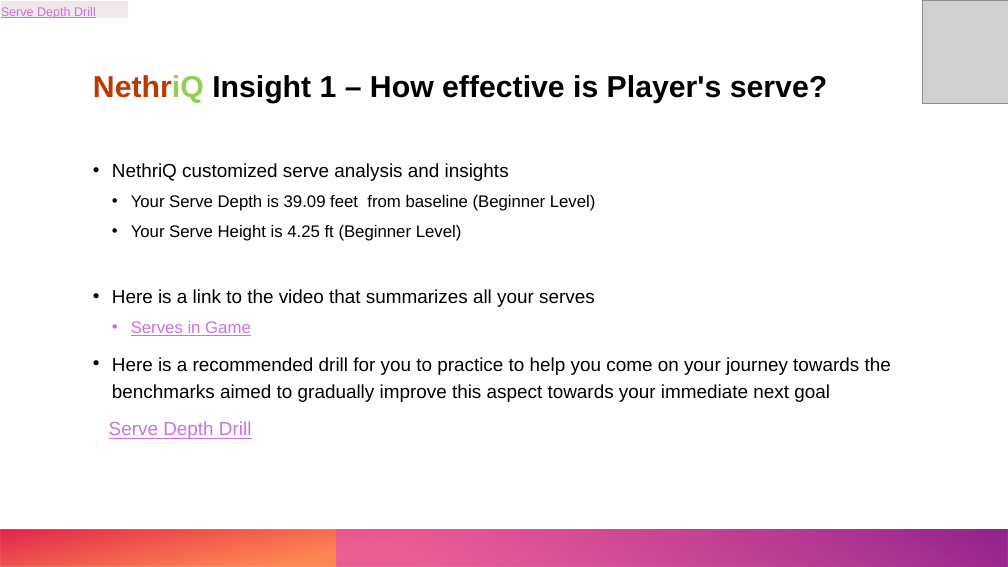
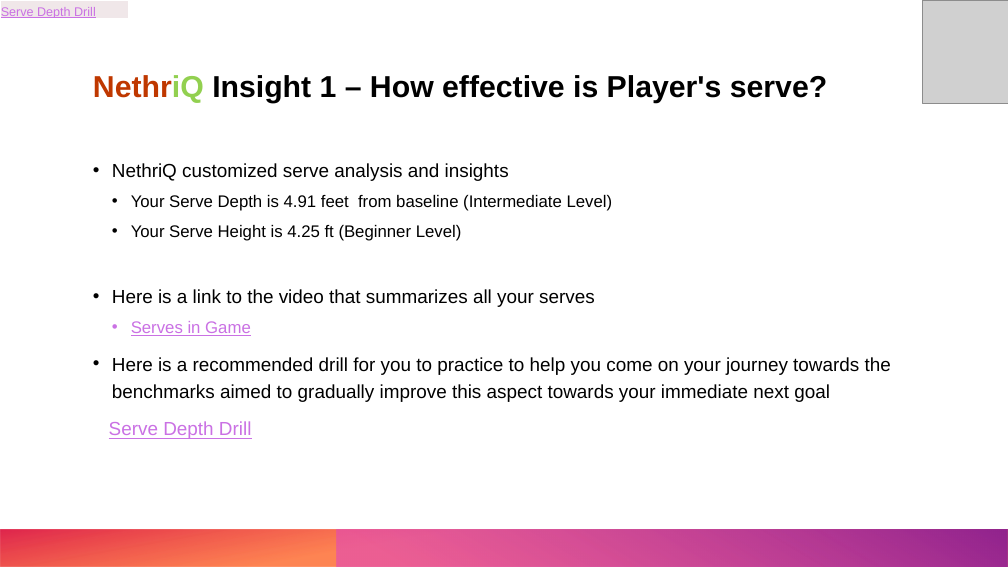
Before and after one commit to nethriq/Pickleball-Stat-Display, a slide deck: slide 3 of data/player_report.pptx. Drawn at 1008x567 pixels with LibreOffice and Linux fonts; fonts in the diff are those of the drawing; grey boxes stand for pictures. Boxes give left, top, right and bottom in pixels: in the first picture for what was removed or moved away, otherwise in the second. Text is boxed around its words. In the diff, an @@ line names an element or a change of style, - is before the commit and + after.

```diff
--- a/data/player_report.pptx
+++ b/data/player_report.pptx
@@ text at box(131, 195, 613, 211): text changed @@
-  • Your Serve Depth is 39.09 feet from baseline (Beginner Level)
+  • Your Serve Depth is 4.91 feet from baseline (Intermediate Level)
```
Also in this commit, not shown: 2 other slides changed, 5 other files.
